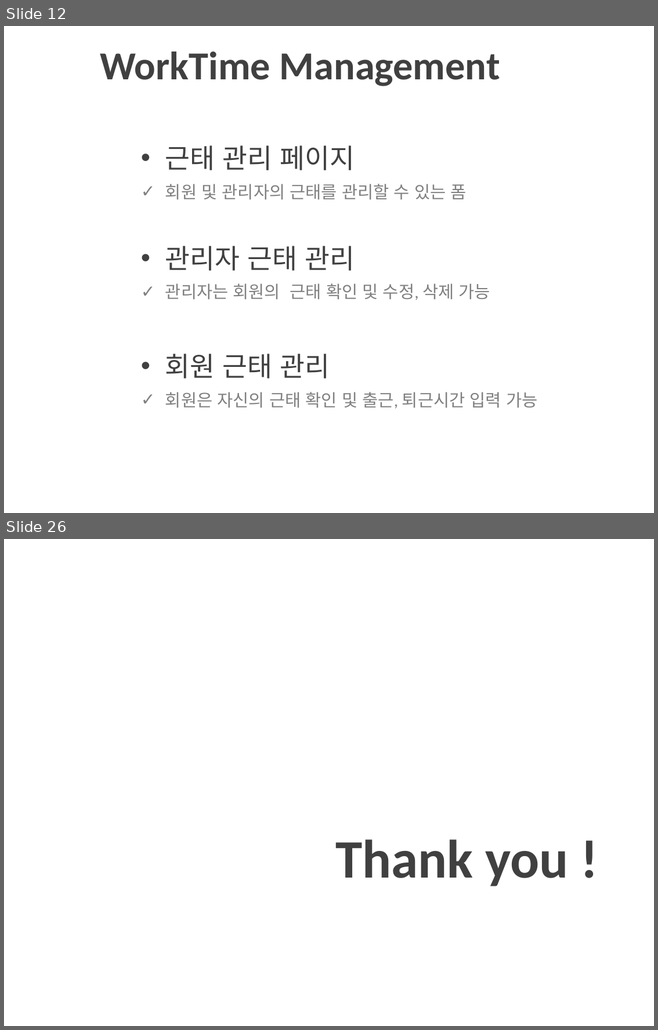
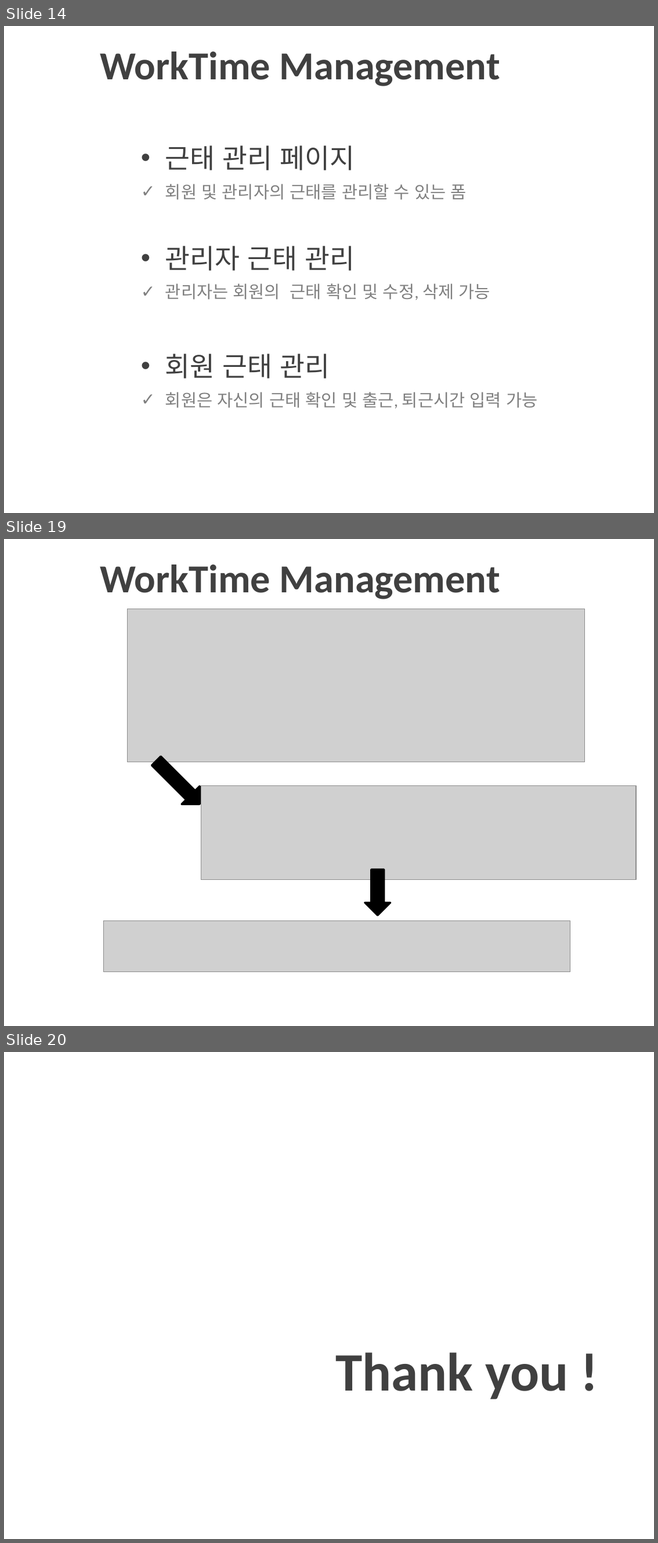
Before and after one commit to itbanked/H_Project, a slide deck: Info/AprilProject_PPT.pptx. Shown one above the other, each under a label of ours: slides 12 and 26 before the commit, slides 14, 19 and 20 after it; the slides between them are not shown. The pictures are 658x1030 and 658x1543 pixels, drawn with LibreOffice and Linux fonts; fonts in the diff are those of the drawing; grey boxes stand for pictures; background and template pictures are left out. Boxes give left, top, right and bottom in pixels: in the first picture for what was removed or moved away, otherwise in the second. Text is boxed around its words. In the diff, an @@ line names an element or a change of style, - is before the commit and + after.

```diff
--- a/Info/AprilProject_PPT.pptx
+++ b/Info/AprilProject_PPT.pptx
@@ slide 19 added at (x1=4, y1=539, x2=654, y2=1026), background picture (left out) @@
@@ title added at (x1=100, y1=565, x2=500, y2=599), 44 pt, text #404040, bold @@
+WorkTime Management
@@ picture added at (x1=128, y1=609, x2=585, y2=762) @@
@@ down arrow added at (x1=165, y1=752, x2=190, y2=813), fill #000000, outline #000000 2 pt @@
@@ picture added at (x1=201, y1=786, x2=636, y2=880) @@
@@ down arrow added at (x1=365, y1=870, x2=390, y2=916), fill #000000, outline #000000 2 pt @@
@@ picture added at (x1=104, y1=921, x2=571, y2=972) @@
@@ what was slide 12 is now slide 14 @@
@@ what was slide 26 is now slide 20 @@
```
Also in this commit, not shown: 7 slides changed, 5 other slides added, 12 slides removed, 2 other files.
